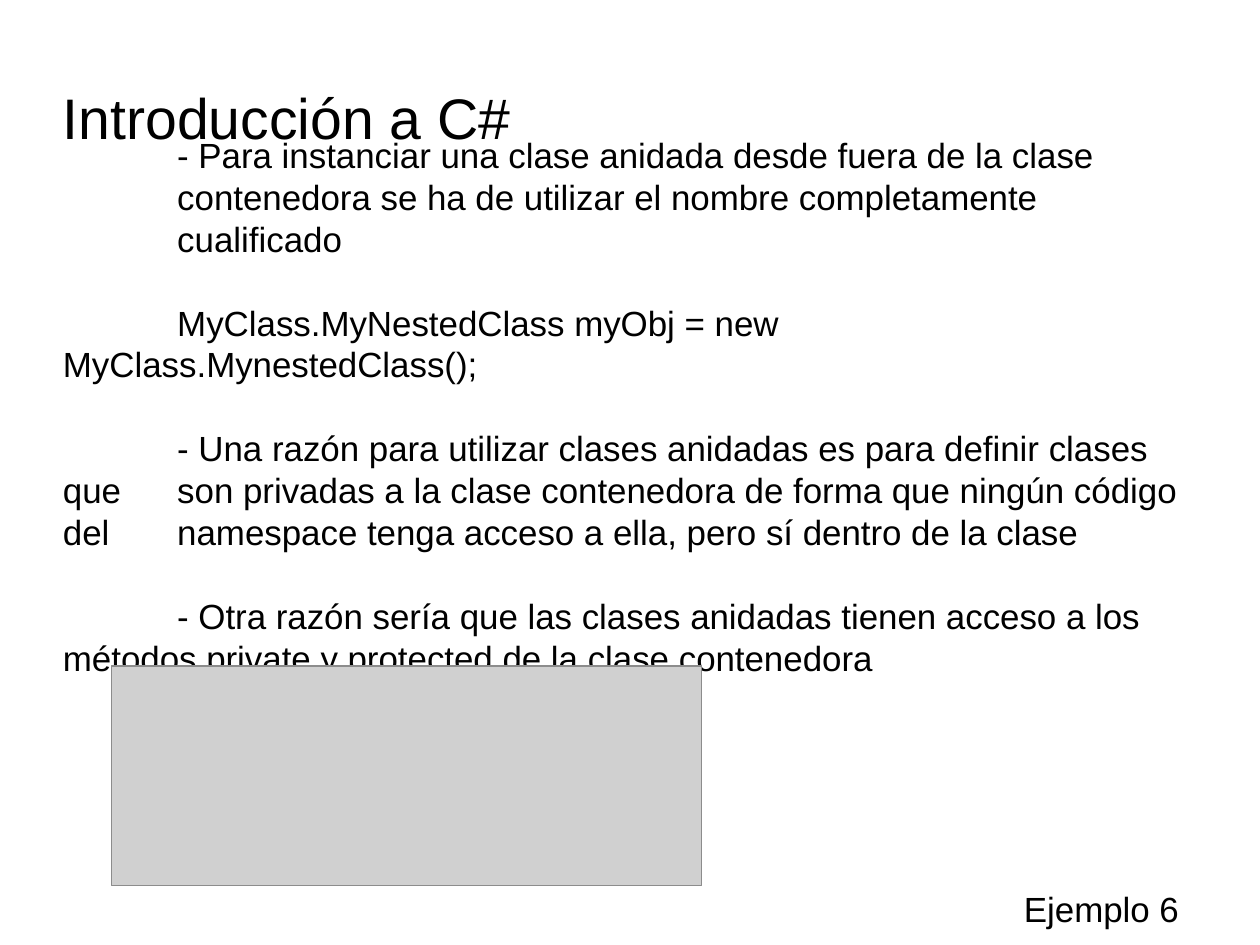
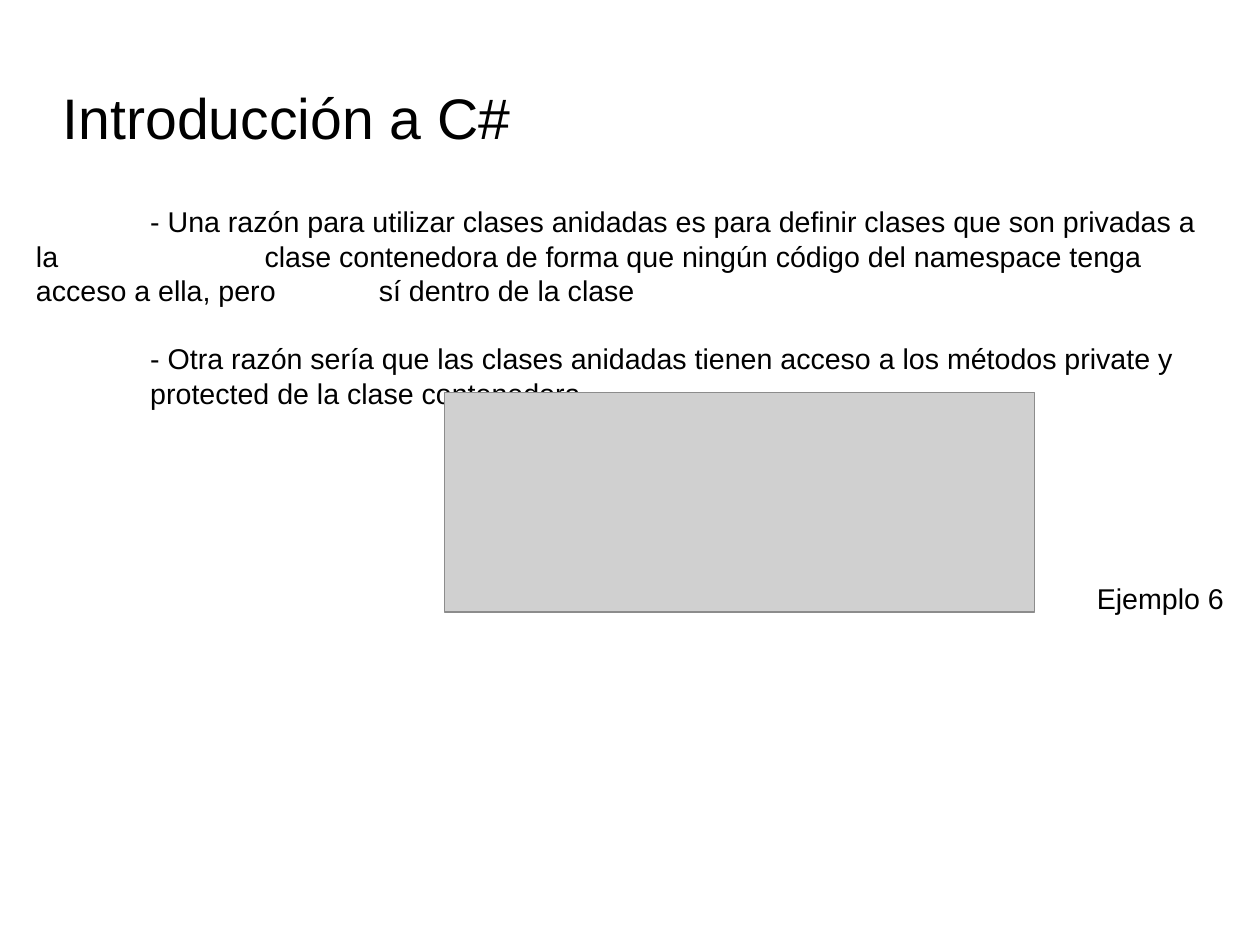
Before and after one commit to videojuegos-abastos/PMV, a slide deck: slide 16 of te/Tema 4 (Chema)/t4.3.- Definiendo miembros de una clase.odp (slide 17 before the commit). Drawn at 1260x945 pixels with LibreOffice and Linux fonts; fonts in the diff are those of the drawing; grey boxes stand for pictures; background and template pictures are left out. Boxes give left, top, right and bottom in pixels: in the first picture for what was removed or moved away, otherwise in the second. Text is boxed around its words. In the diff, an @@ line names an element or a change of style, - is before the commit and + after.

```diff
--- a/te/Tema 4 (Chema)/t4.3.- Definiendo miembros de una clase.odp
+++ b/te/Tema 4 (Chema)/t4.3.- Definiendo miembros de una clase.odp
@@ text at box(63, 142, 1093, 384): paragraphs removed @@
-- Para instanciar una clase anidada desde fuera de la clase contenedora se ha de utilizar el nombre completamente cualificado
-MyClass.MyNestedClass myObj = new MyClass.MynestedClass();
@@ text "- Una razón para utilizar ...": place and size @@
-text "- Una razón para utilizar ..." at box(63, 142, 1178, 929)
+text "- Una razón para utilizar ..." at box(36, 211, 1224, 615)
@@ text "- Una razón para utilizar ..." at box(36, 211, 1224, 615): size 22 to 18 pt; vertical alignment middle to top @@
@@ picture: place and size @@
-picture at box(112, 667, 703, 886)
+picture at box(445, 392, 1036, 612)
```
Also in this commit, not shown: 20 other slides changed, 1 slide added, 4 slides removed, 1 other file.
